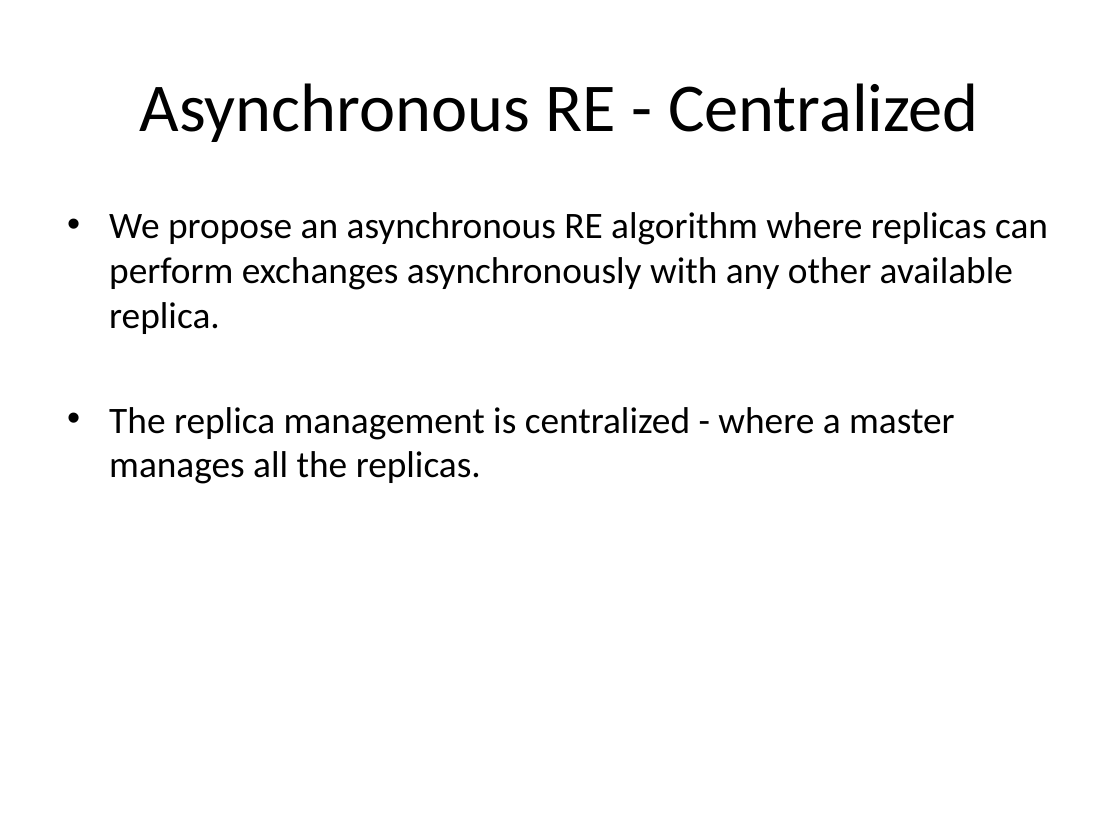
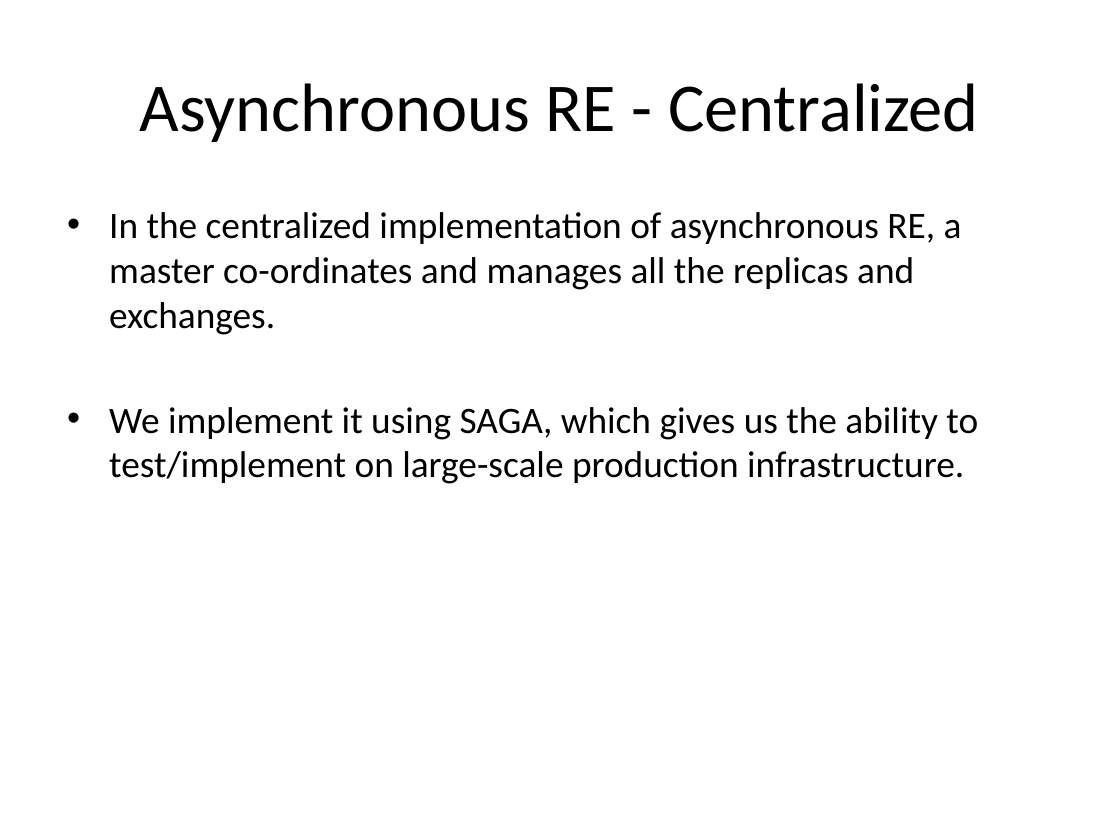
Before and after one commit to saga-project/saga-cpp-legacy-projects, a slide deck: slide 9 of papers/async-re/data/RE.pptx. Drawn at 1120x840 pixels with LibreOffice and Linux fonts; fonts in the diff are those of the drawing. Boxes give left, top, right and bottom in pixels: in the first picture for what was removed or moved away, otherwise in the second. Text is boxed around its words. In the diff, an @@ line names an element or a change of style, - is before the commit and + after.

```diff
--- a/papers/async-re/data/RE.pptx
+++ b/papers/async-re/data/RE.pptx
@@ text at <box>109,212,978,484</box>: text changed @@
-• We propose an asynchronous RE algorithm where replicas can perform exchanges asynchronously with any other available replica.
-• The replica management is centralized - where a master manages all the replicas.
+• In the centralized implementation of asynchronous RE, a master co-ordinates and manages all the replicas and exchanges.
+• We implement it using SAGA, which gives us the ability to test/implement on large-scale production infrastructure.
```
Also in this commit, not shown: 8 other slides changed, 4 slides added, 1 slide removed, 3 other files.
